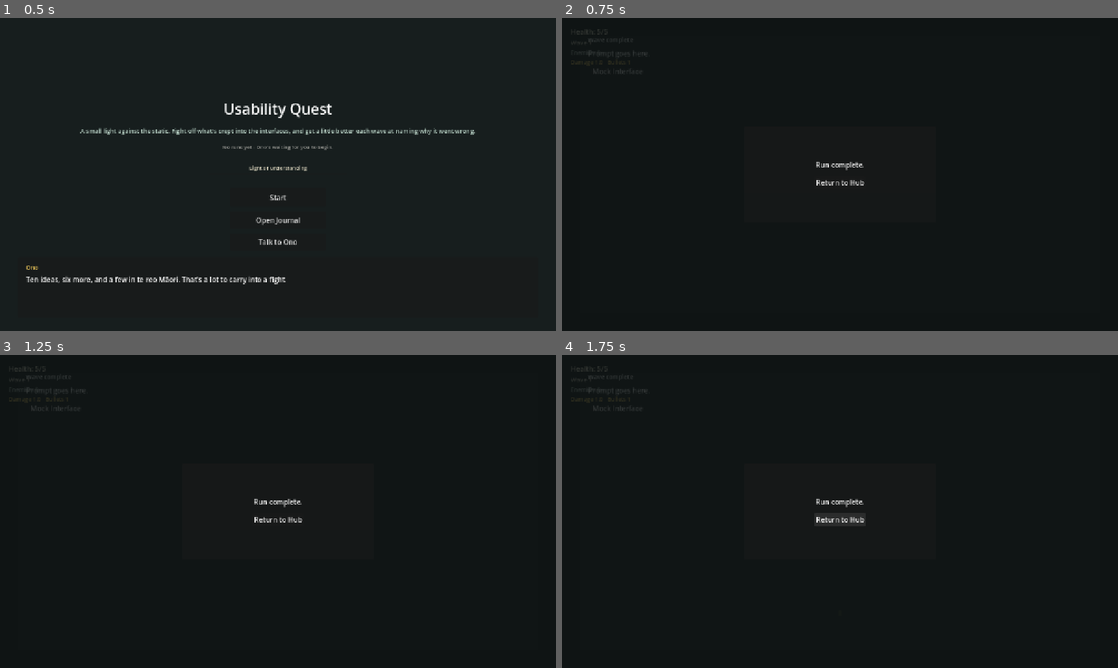
Above: before the commit, frames 1-4 (two rows, left to right).
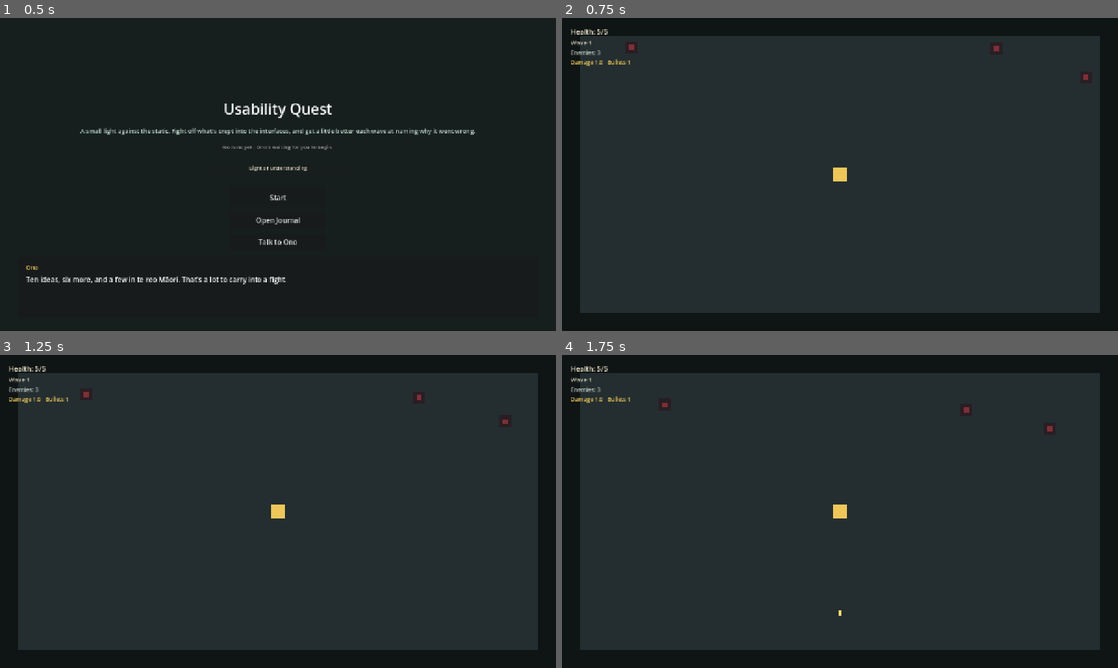
Above: after the commit, the same moments.

Repository: DigiTeachET/ClaudeAS92006
Game: Godot game, scene res://scenes/Hub/Hub.tscn
Two runs of this game, one before a commit and one after it. Both use one fixed random seed, a clock stepped at 60 frames per second and the inputs below.
Inputs (mouse positions are in pixels of both pictures, inside the frame that each line leads up to):
- Up to frame 1 (0.5 s): no input
- Up to frame 2 (0.75 s): click "Start" at 0.5 s
- Up to frame 3 (1.25 s): no input
- Up to frame 4 (1.75 s): click (840, 520) at 1.25 s, where only the run before the commit has a clickable "Return to Hub"

Frame 1 is identical in both runs. In frame 2, 72% of the frame differs, in the area x 1-97%, y 3-95%; in frame 3, 72%; in frame 4, 72%.
Error before the commit: Parse Error: Identifier "_on_panel_a_hotspot" not declared in the current scope. (res://scenes/Game/QuestionInterstitial.gd:50)

Commit message:
Fix undefined _on_panel_a_hotspot/_on_panel_b_hotspot callbacks
_ready() connected HotspotInterfacePanel's hotspot_pressed signal to
these two router functions, but they were only ever designed, not
actually written into the script - a leftover gap from porting the
five old mode scripts' hotspot handling into one file. They route a
hotspot click to the right per-source handler (_on_spot_it_hotspot,
_on_explain_it_hotspot, _on_compare_it_panel, _on_matapono_hotspot)
based on which question shape is currently active.

Also swept the whole project for the same class of bug (a .connect()
referencing a function that was never defined) and for duplicate
function definitions - both scans came back clean.

Diff:
--- a/scenes/Game/QuestionInterstitial.gd
+++ b/scenes/Game/QuestionInterstitial.gd
@@ -95,6 +95,24 @@
 	panels_box.visible = true
 	panel_b.visible = false
 
+## Routes a hotspot click on either panel to the right per-source handler -
+## which shape is active is tracked by _source (set in begin()), since
+## panel_a is reused across spot_it/explain_it/matapono_maori/compare_it.
+func _on_panel_a_hotspot(_hotspot_index: int) -> void:
+	match _source:
+		"spot_it":
+			_on_spot_it_hotspot()
+		"explain_it":
+			_on_explain_it_hotspot()
+		"compare_it":
+			_on_compare_it_panel("a")
+		"matapono_maori":
+			_on_matapono_hotspot()
+
+func _on_panel_b_hotspot(_hotspot_index: int) -> void:
+	if _source == "compare_it":
+		_on_compare_it_panel("b")
+
 ## --- Spot It shape: single hotspot, identify the principle ---
 
 func _start_spot_it() -> void:
